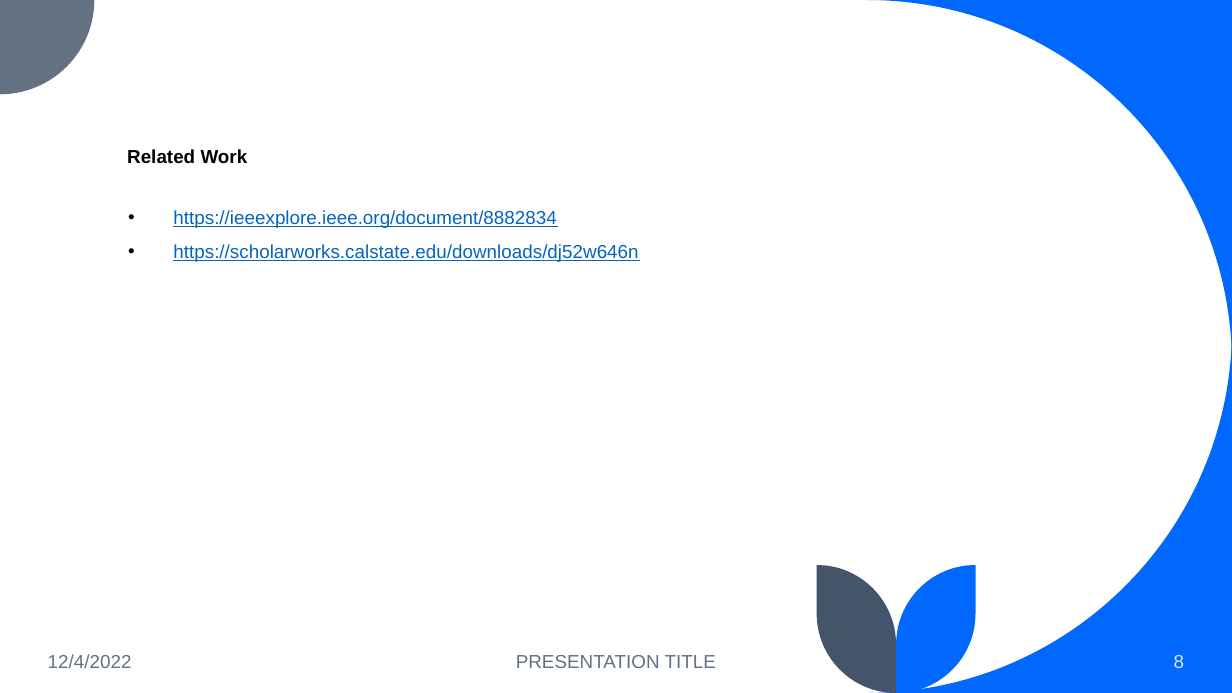
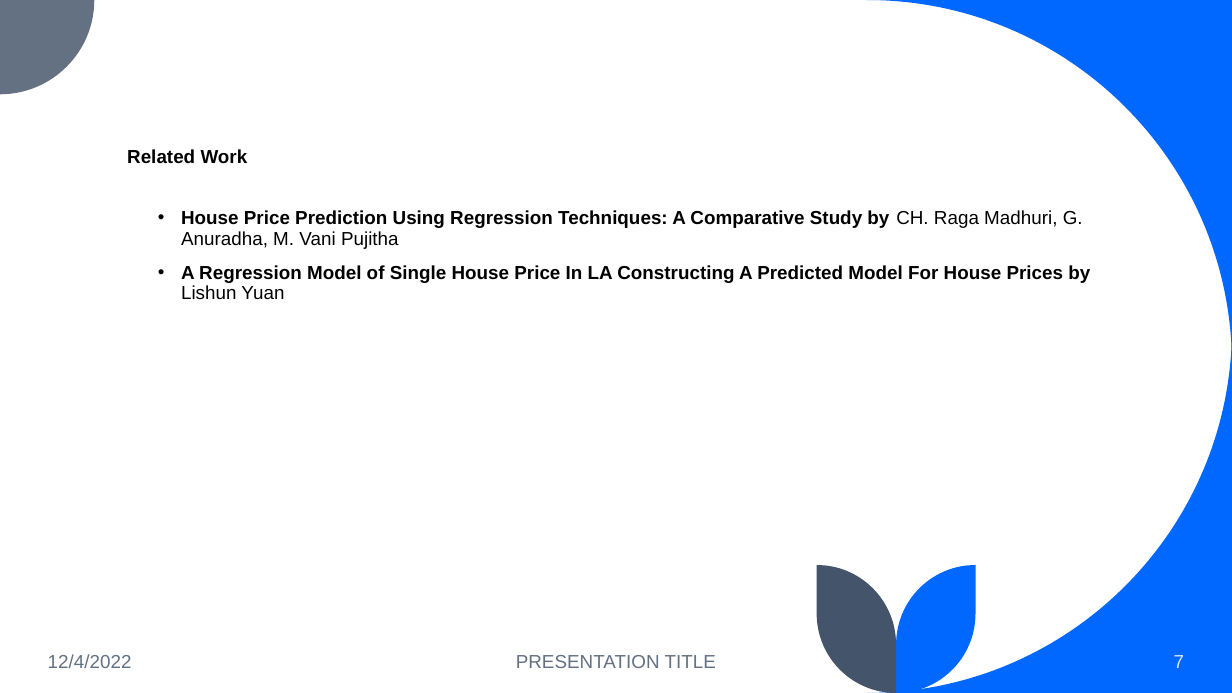
Before and after one commit to KhoaaaBui/HousePricePredictor, a slide deck: slide 7 of Housing Prices – Multivariable Regression.pptx (slide 8 before the commit). Drawn at 1232x693 pixels with LibreOffice and Linux fonts; fonts in the diff are those of the drawing. Boxes give left, top, right and bottom in pixels: in the first picture for what was removed or moved away, otherwise in the second. Text is boxed around its words. In the diff, an @@ line names an element or a change of style, - is before the commit and + after.

Commit message:
updated related works section

```diff
--- a/Housing Prices – Multivariable Regression.pptx
+++ b/Housing Prices – Multivariable Regression.pptx
@@ text at box(181, 210, 1090, 299): text changed; text colour #0563C1 to #000000; bold on @@
-• https://ieeexplore.ieee.org/document/8882834
-• https://scholarworks.calstate.edu/downloads/dj52w646n
+• House Price Prediction Using Regression Techniques: A Comparative Study by CH. Raga Madhuri, G. Anuradha, M. Vani Pujitha
+• A Regression Model of Single House Price In LA Constructing A Predicted Model For House Prices by Lishun Yuan
@@ page number at box(1174, 655, 1184, 668): text changed @@
-8
+7
```
Also in this commit, not shown: 2 slides removed.
